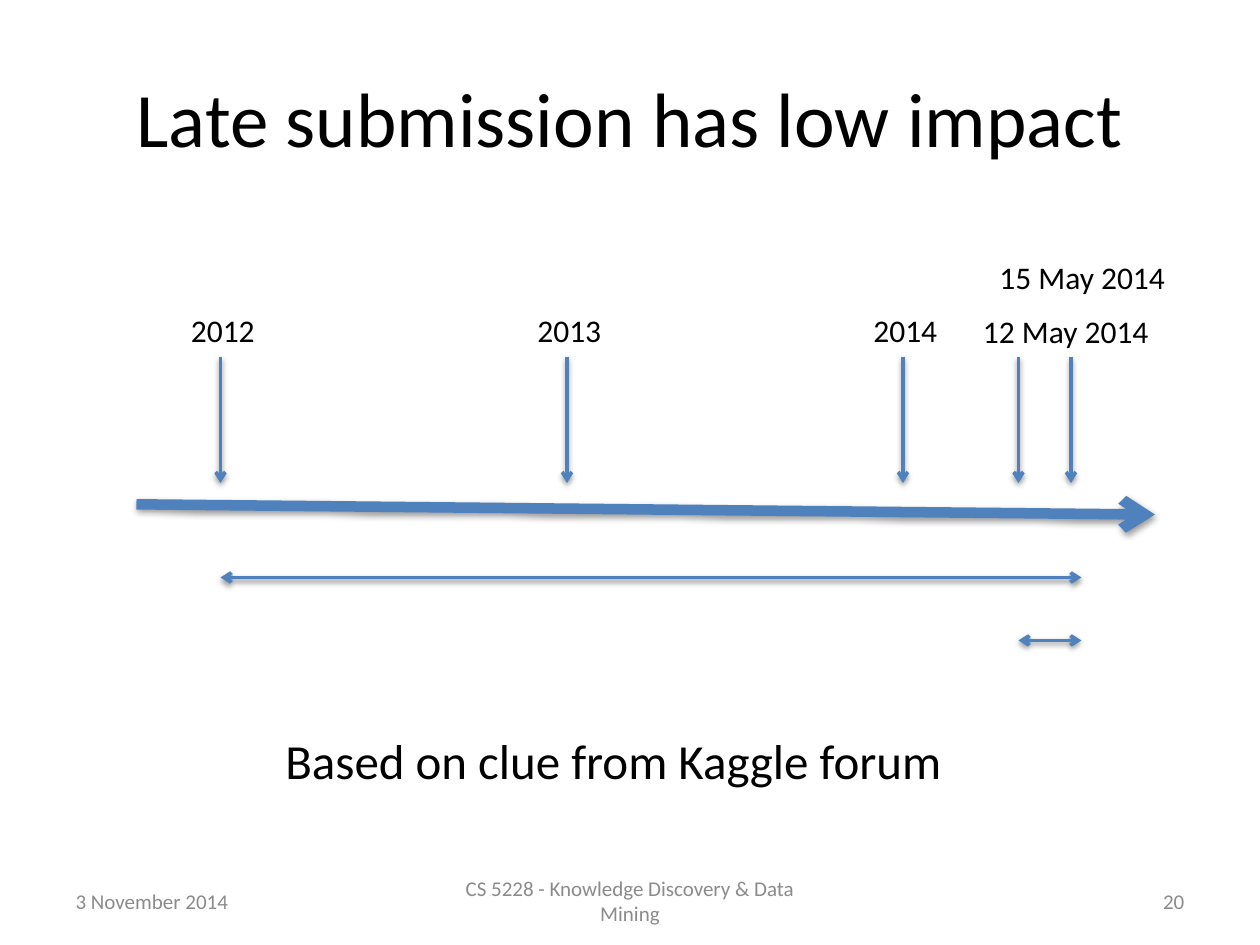
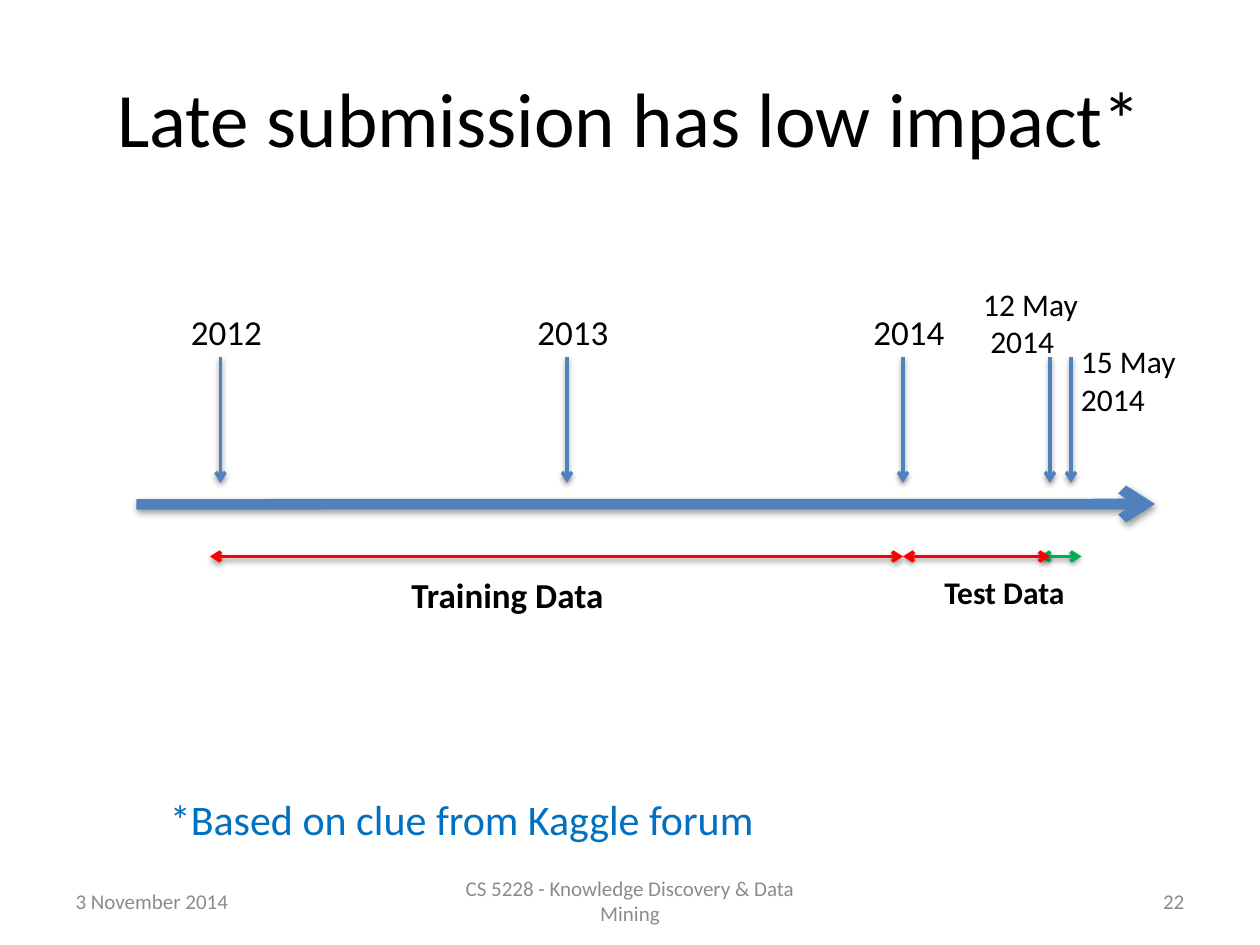
Before and after one commit to raymondhs/Panda-Delights, a slide deck: slide 22 of doc/2014_Nov_04.pptx (slide 20 before the commit). Drawn at 1260x945 pixels with LibreOffice and Linux fonts; fonts in the diff are those of the drawing. Boxes give left, top, right and bottom in pixels: in the first picture for what was removed or moved away, otherwise in the second. Text is boxed around its words. In the diff, an @@ line names an element or a change of style, - is before the commit and + after.

```diff
--- a/doc/2014_Nov_04.pptx
+++ b/doc/2014_Nov_04.pptx
@@ title at [117,92,1141,160]: text changed @@
-Late submission has low impact
+Late submission has low impact*
@@ text at [983,295,1078,361]: text changed @@
-12 May 2014
+12 May
+2014
@@ size 18 to 20 pt in 3 elements at [191,322,262,346], [537,322,608,346], [873,322,944,346] @@
@@ arrow moved from (1018, 357) - (1018, 483) to (1050, 357) - (1050, 483) @@
@@ text at [1081,352,1176,412]: text changed @@
-15 May 2014
+15 May
+2014
@@ arrow moved from (136, 504) - (1155, 514) to (136, 504) - (1155, 504) @@
@@ double arrow moved from (220, 577) - (1081, 577) to (210, 557) - (903, 557) @@
@@ double arrow (210, 557) - (903, 557): stroke #4F81BD 2 pt to #FF0000 2 pt @@
@@ double arrow added from (903, 557) to (1050, 557), #FF0000 2 pt @@
@@ double arrow moved from (1018, 640) - (1081, 640) to (1040, 557) - (1081, 557) @@
@@ double arrow (1040, 557) - (1081, 557): stroke #4F81BD 2 pt to #00B050 2 pt @@
@@ text added at [411,583,603,614], 20 pt, text #000000, bold @@
+Training Data
@@ text added at [944,583,1064,605], 18 pt, text #000000, bold @@
+Test Data
@@ text at [170,805,753,843]: text changed; size 28 to 24 pt; text colour #000000 to #0070C0 @@
-Based on clue from Kaggle forum
+*Based on clue from Kaggle forum
@@ page number at [1163,895,1184,909]: text changed @@
-20
+22
```
Also in this commit, not shown: 14 other slides changed, 3 slides added, 1 other file.
